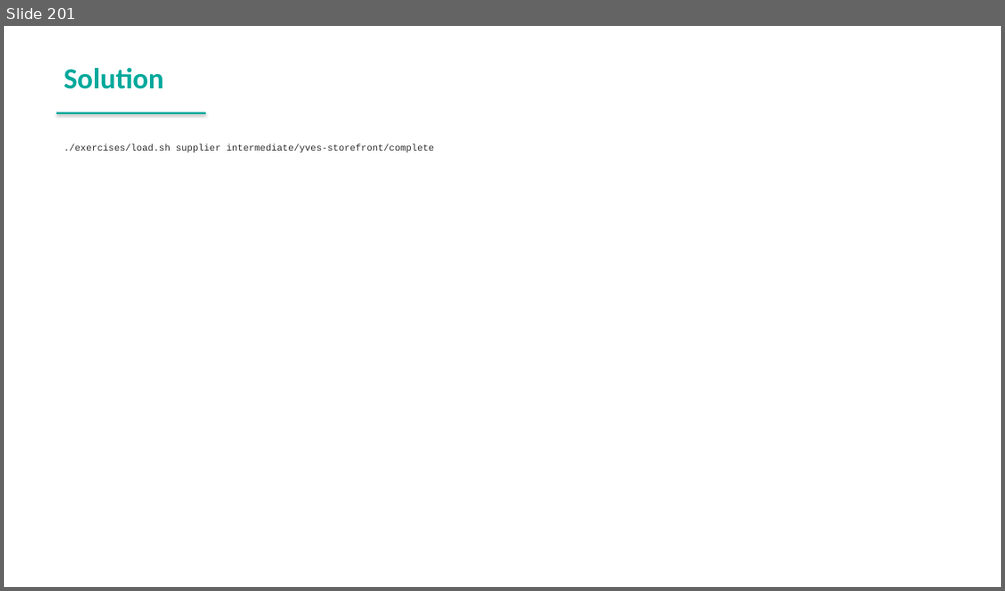
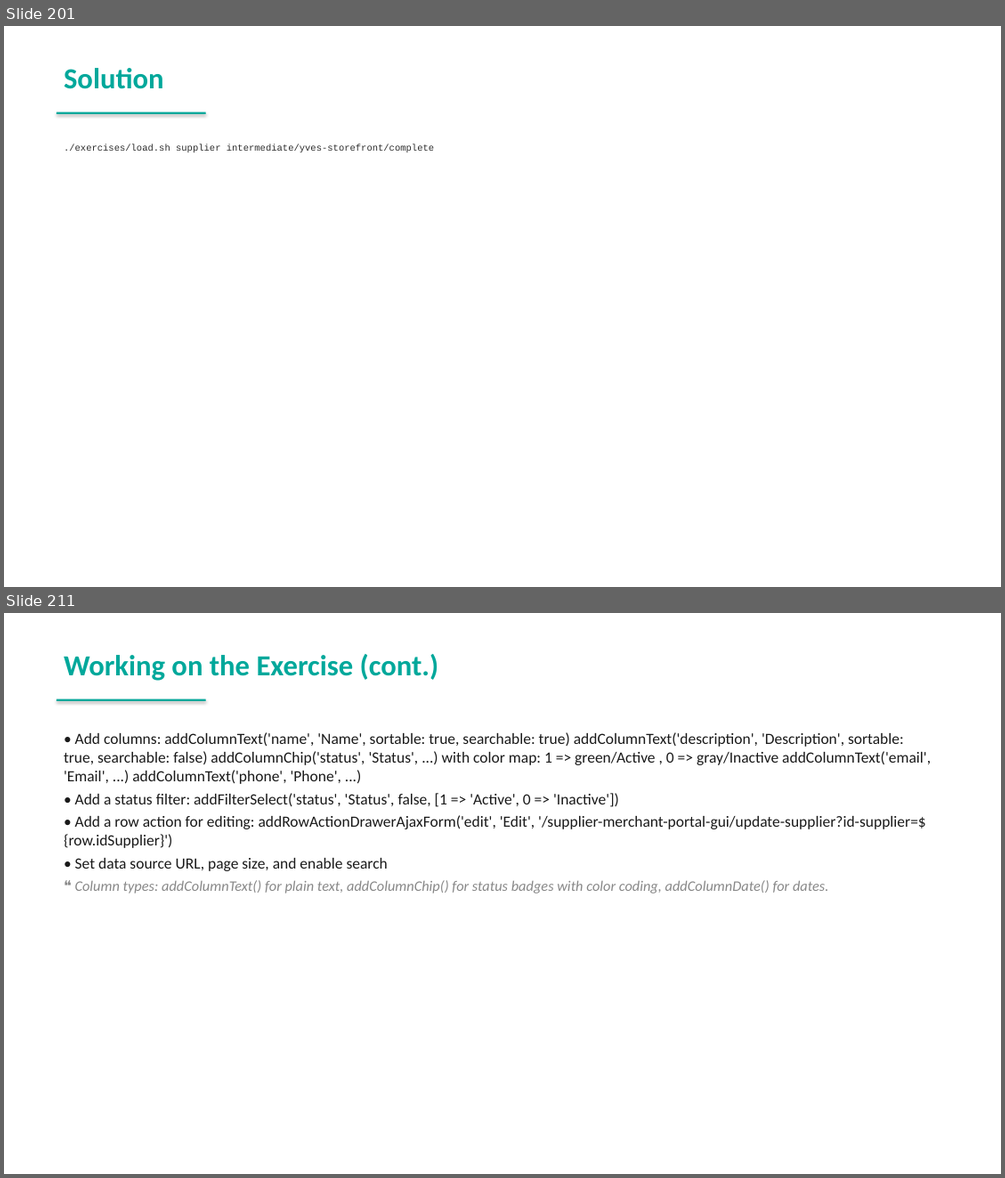
Before and after one commit to spryker-academy/instructor-exercises, a slide deck: guides-pptx/spryker-academy-professional.pptx. Shown one above the other, each under a label of ours: slide 201 before the commit, slides 201 and 211 after it; the slides between them are not shown. The pictures are 1005x591 and 1005x1178 pixels, drawn with LibreOffice and Linux fonts; fonts in the diff are those of the drawing. Boxes give left, top, right and bottom in pixels: in the first picture for what was removed or moved away, otherwise in the second. Text is boxed around its words. In the diff, an @@ line names an element or a change of style, - is before the commit and + after.

```diff
--- a/guides-pptx/spryker-academy-professional.pptx
+++ b/guides-pptx/spryker-academy-professional.pptx
@@ slide 211 added at bbox=[4, 613, 1001, 1174], background #FFFFFF @@
@@ text added at bbox=[64, 654, 439, 681], 28 pt, text #00A89B, bold @@
+Working on the Exercise (cont.)
@@ rectangle added at bbox=[57, 699, 206, 701], fill #00A89B @@
@@ text added at bbox=[64, 732, 930, 893], 15 pt, text #1A1A1A @@
+• Add columns: addColumnText('name', 'Name', sortable: true, searchable: true) addColumnText('description', 'Description', sortable: true, searchable: false) addColumnChip('status', 'Status', ...) with color map: 1 => green/Active , 0 => gray/Inactive addColumnText('email', 'Email', ...) addColumnText('phone', 'Phone', ...)
+• Add a status filter: addFilterSelect('status', 'Status', false, [1 => 'Active', 0 => 'Inactive'])
+• Add a row action for editing: addRowActionDrawerAjaxForm('edit', 'Edit', '/supplier-merchant-portal-gui/update-supplier?id-supplier=${row.idSupplier}')
+• Set data source URL, page size, and enable search
+❝ Column types: addColumnText() for plain text, addColumnChip() for status badges with color coding, addColumnDate() for dates.
```
Also in this commit, not shown: 2 slides changed, 45 other slides added, 14 other files.
